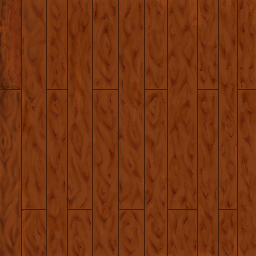
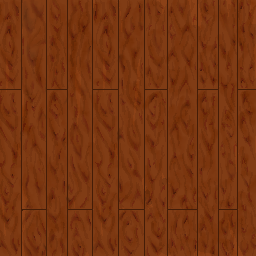
Layers edited between the first and the second 256px x 256px image:
added layer "Layer 2" above "Layer 1" over box(0, 0, 21, 256)
